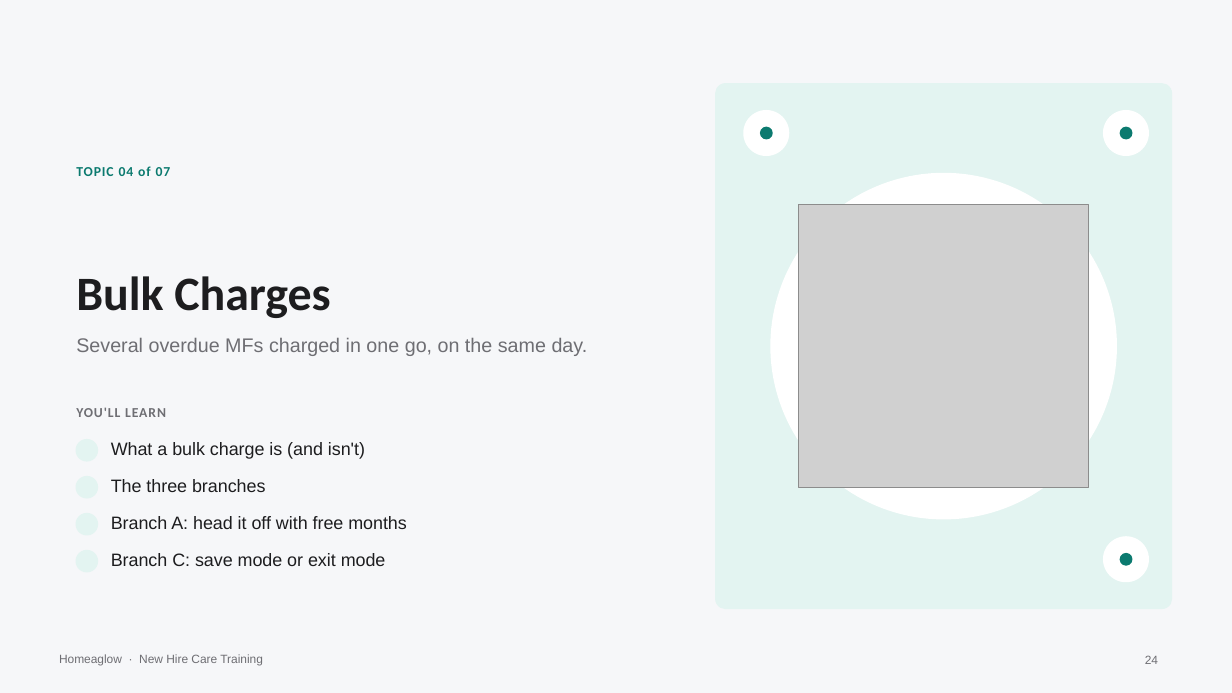
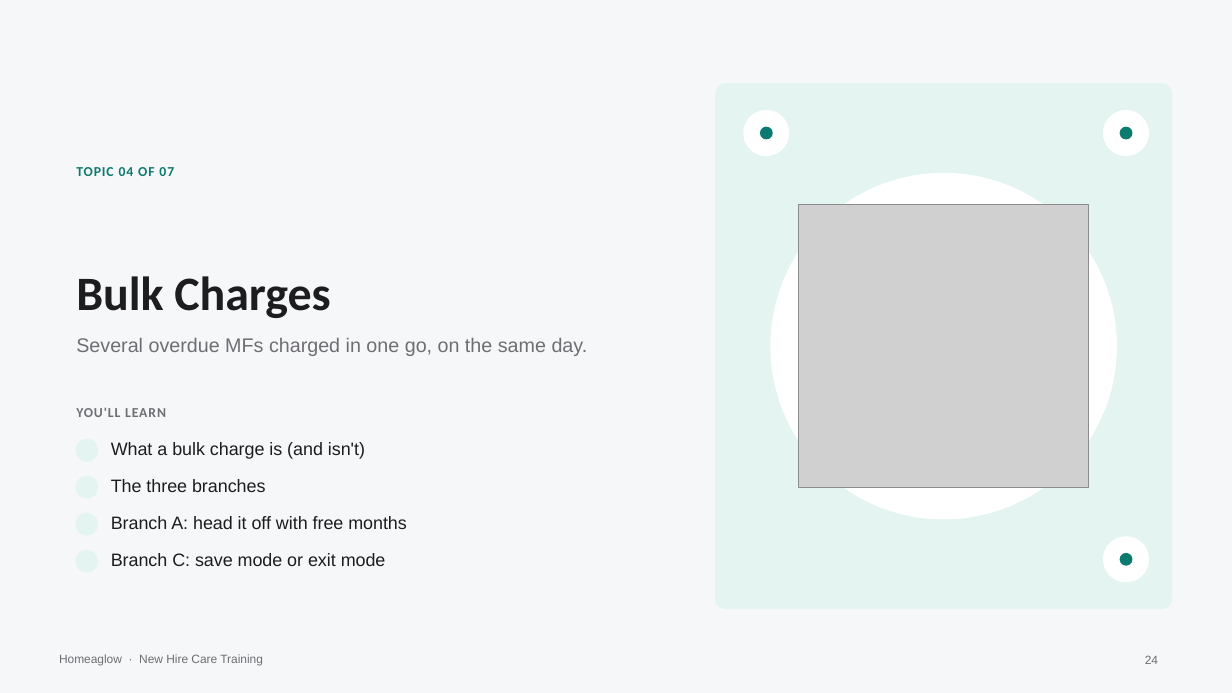
Before and after one commit to anjulimichelle/training, a slide deck: slide 24 of refunds-abuse-duplicates-bulk/refunds-abuse-duplicates-bulk.pptx. Drawn at 1232x693 pixels with LibreOffice and Linux fonts; fonts in the diff are those of the drawing; grey boxes stand for pictures; background and template pictures are left out. Boxes give left, top, right and bottom in pixels: in the first picture for what was removed or moved away, otherwise in the second. Text is boxed around its words. In the diff, an @@ line names an element or a change of style, - is before the commit and + after.

```diff
--- a/refunds-abuse-duplicates-bulk/refunds-abuse-duplicates-bulk.pptx
+++ b/refunds-abuse-duplicates-bulk/refunds-abuse-duplicates-bulk.pptx
@@ text at <box>76,167,174,176</box>: text changed @@
-TOPIC 04 of 07
+TOPIC 04 OF 07
```
Also in this commit, not shown: 4 other slides changed.
